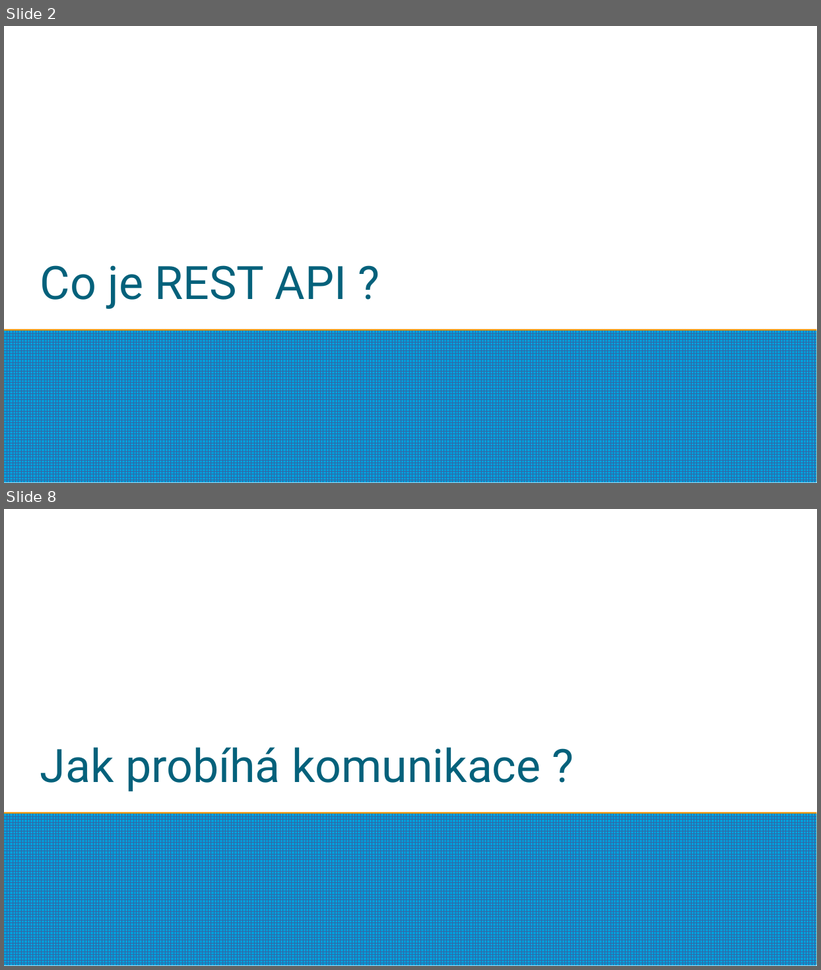
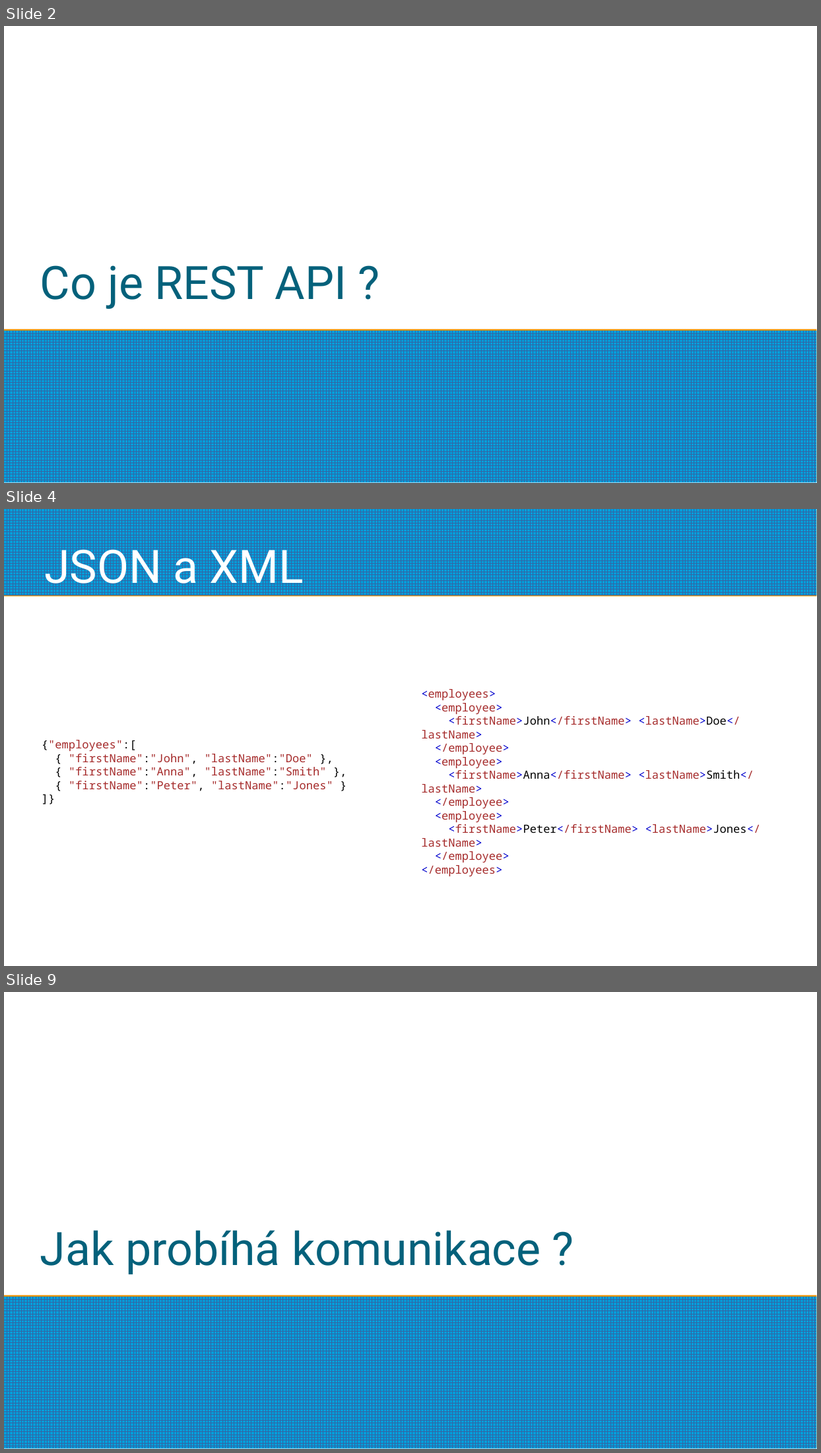
Before and after one commit to estrellasfv/rest-api, a slide deck: brunova.ppsx. Shown one above the other, each under a label of ours: slides 2 and 8 before the commit, slides 2, 4 and 9 after it; the slides between them are not shown. The pictures are 821x970 and 821x1453 pixels, drawn with LibreOffice and Linux fonts; fonts in the diff are those of the drawing; background and template pictures are left out. Boxes give left, top, right and bottom in pixels: in the first picture for what was removed or moved away, otherwise in the second. Text is boxed around its words. In the diff, an @@ line names an element or a change of style, - is before the commit and + after.

```diff
--- a/brunova.ppsx
+++ b/brunova.ppsx
@@ slide 4 added at bbox=[4, 509, 817, 966], background picture (left out) @@
@@ rectangle added at bbox=[4, 509, 817, 596], fill pattern #3465A4 on #009EDA @@
@@ title added at bbox=[44, 541, 304, 593], 45 pt, text #FFFFFF @@
+JSON a XML
@@ text added at bbox=[421, 689, 761, 877], 11 pt, text #A52A2A @@
+<employees>
+<employee>
+<firstName>John</firstName> <lastName>Doe</lastName>
+</employee>
+<employee>
+<firstName>Anna</firstName> <lastName>Smith</lastName>
+</employee>
+<employee>
+<firstName>Peter</firstName> <lastName>Jones</lastName>
+</employee>
+</employees>
@@ text added at bbox=[42, 740, 333, 791], 11 pt, text #A52A2A @@
+{"employees":[
+{ "firstName":"John", "lastName":"Doe" },
+{ "firstName":"Anna", "lastName":"Smith" },
+{ "firstName":"Peter", "lastName":"Jones" }
+]}
@@ what was slide 8 is now slide 9 @@
```
Also in this commit, not shown: 14 slides changed, 1 other file.
